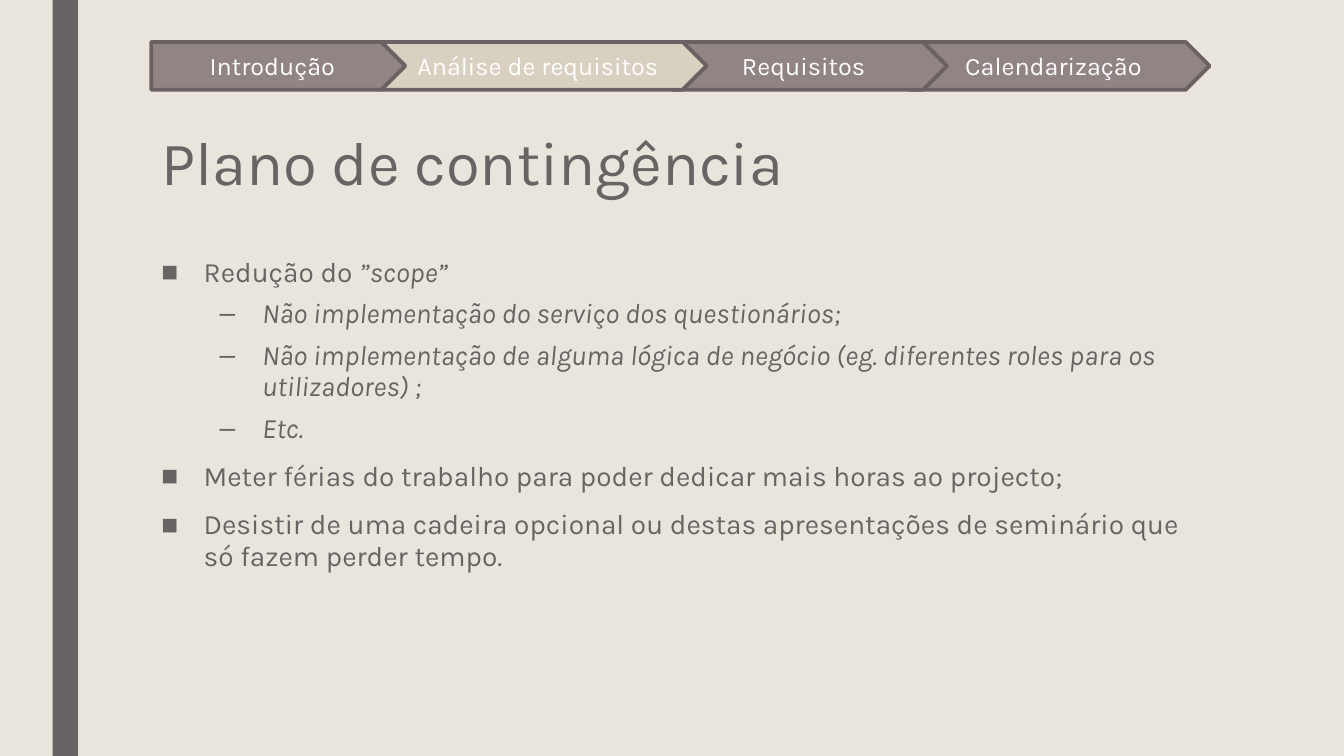
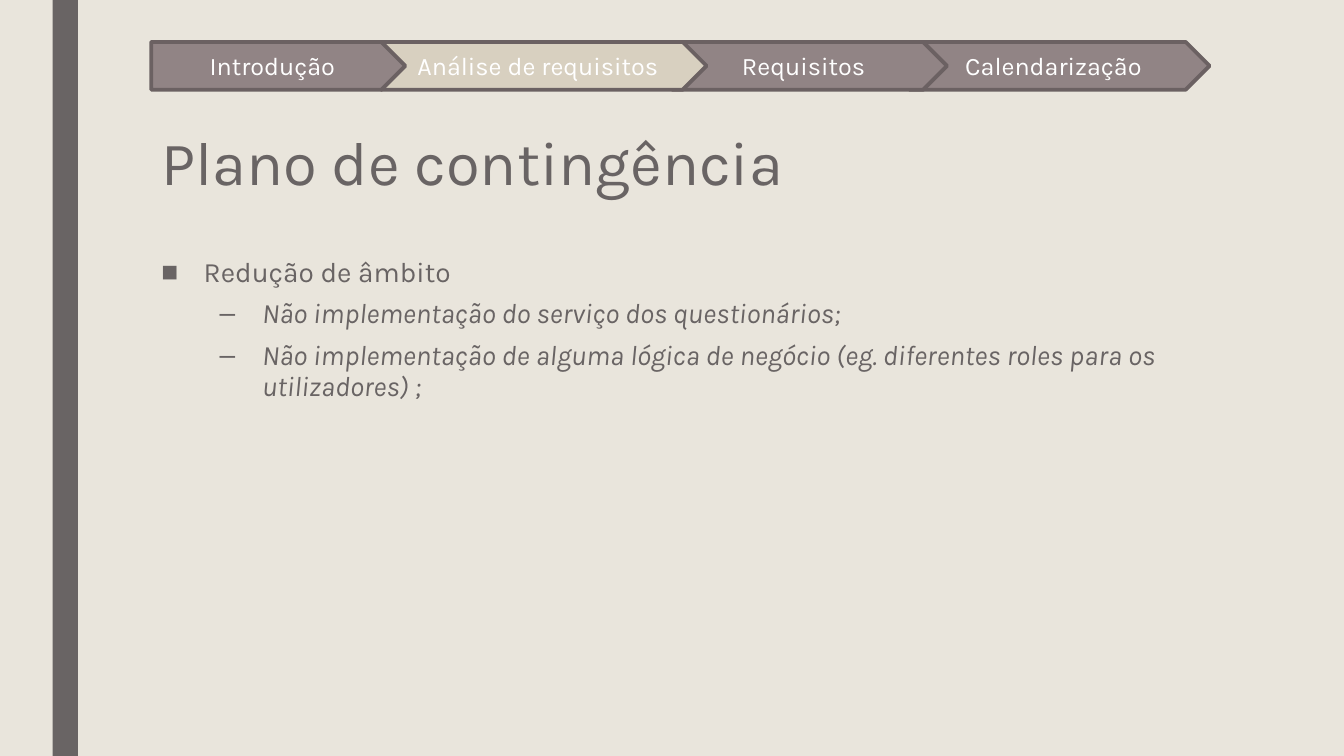
Before and after one commit to joaoesantos/ise_learning, a slide deck: slide 7 of Entregaveis/ApresentacaoProposta.pptx. Drawn at 1344x756 pixels with LibreOffice and Linux fonts; fonts in the diff are those of the drawing. Boxes give left, top, right and bottom in pixels: in the first picture for what was removed or moved away, otherwise in the second. Text is boxed around its words. In the diff, an @@ line names an element or a change of style, - is before the commit and + after.

Commit message:
Update ApresentacaoProposta.pptx
Small changes on the text

```diff
--- a/Entregaveis/ApresentacaoProposta.pptx
+++ b/Entregaveis/ApresentacaoProposta.pptx
@@ text at [204,262,450,288]: text changed @@
-■ Redução do ”scope”
+■ Redução de âmbito
@@ text at [204,420,1179,573]: paragraphs removed @@
-  – Etc.
-■ Meter férias do trabalho para poder dedicar mais horas ao projecto;
-■ Desistir de uma cadeira opcional ou destas apresentações de seminário que só fazem perder tempo.
```
Also in this commit, not shown: 2 other slides changed.
